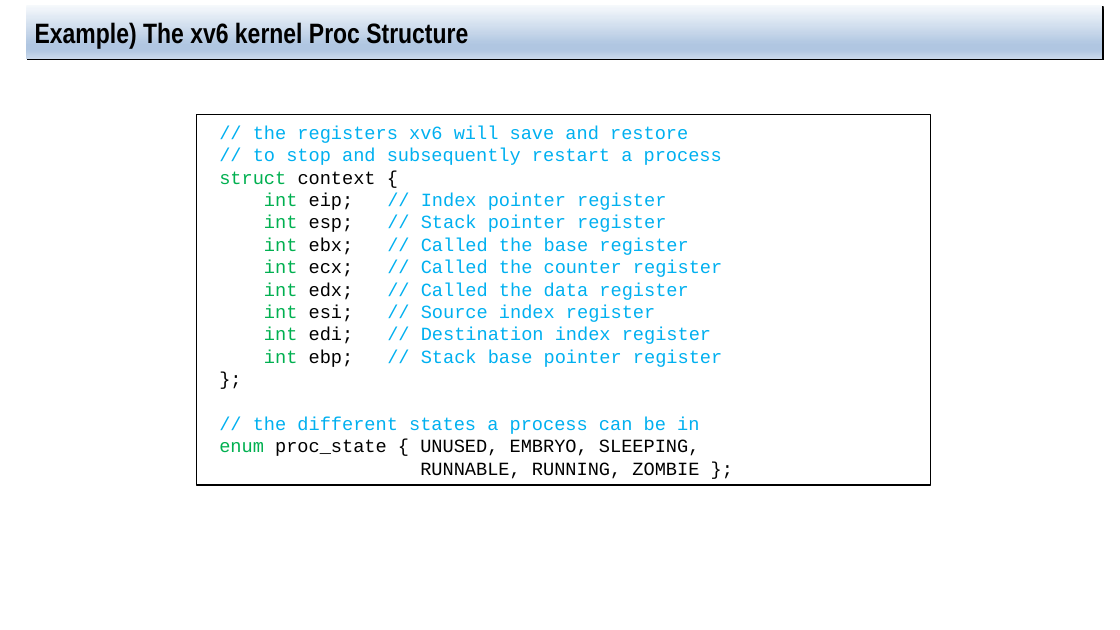
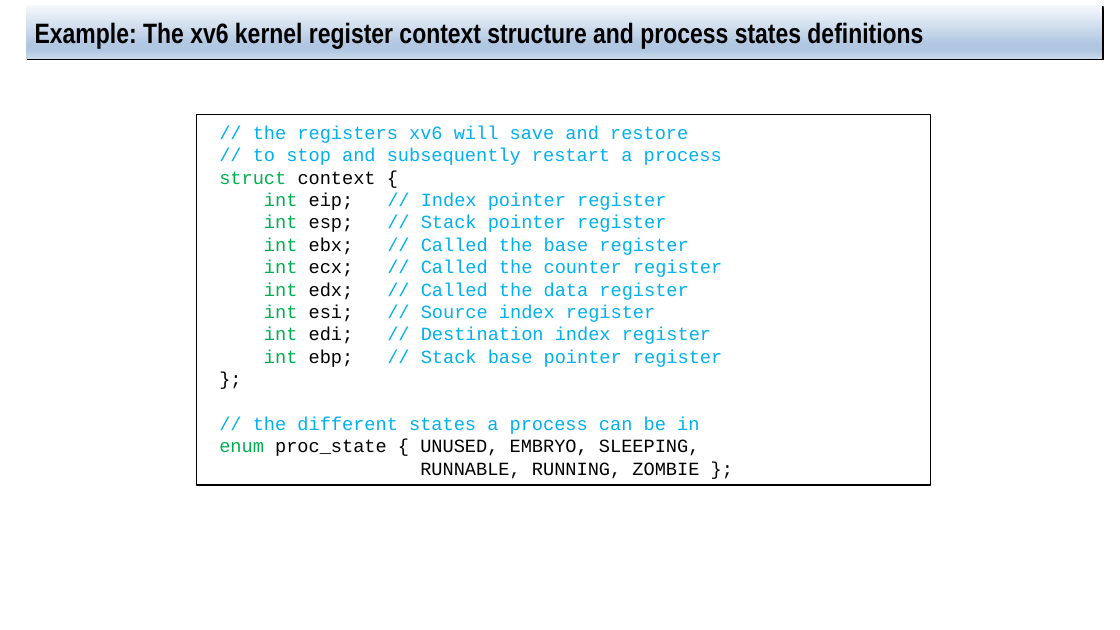
Before and after one commit to jachermocilla/extra-course-materials, a slide deck: slide 17 of cmsc125/ostep/slides/01.Virtualization/04.The_abstraction_the_process.pptx (slide 14 before the commit). Drawn at 1120x630 pixels with LibreOffice and Linux fonts; fonts in the diff are those of the drawing. Boxes give left, top, right and bottom in pixels: in the first picture for what was removed or moved away, otherwise in the second. Text is boxed around its words. In the diff, an @@ line names an element or a change of style, - is before the commit and + after.

```diff
--- a/cmsc125/ostep/slides/01.Virtualization/04.The_abstraction_the_process.pptx
+++ b/cmsc125/ostep/slides/01.Virtualization/04.The_abstraction_the_process.pptx
@@ title at [35, 20, 923, 48]: text changed @@
-Example) The xv6 kernel Proc Structure
+Example: The xv6 kernel register context structure and process states definitions
```
Also in this commit, not shown: 10 other slides changed, 3 slides added, 1 other file.
